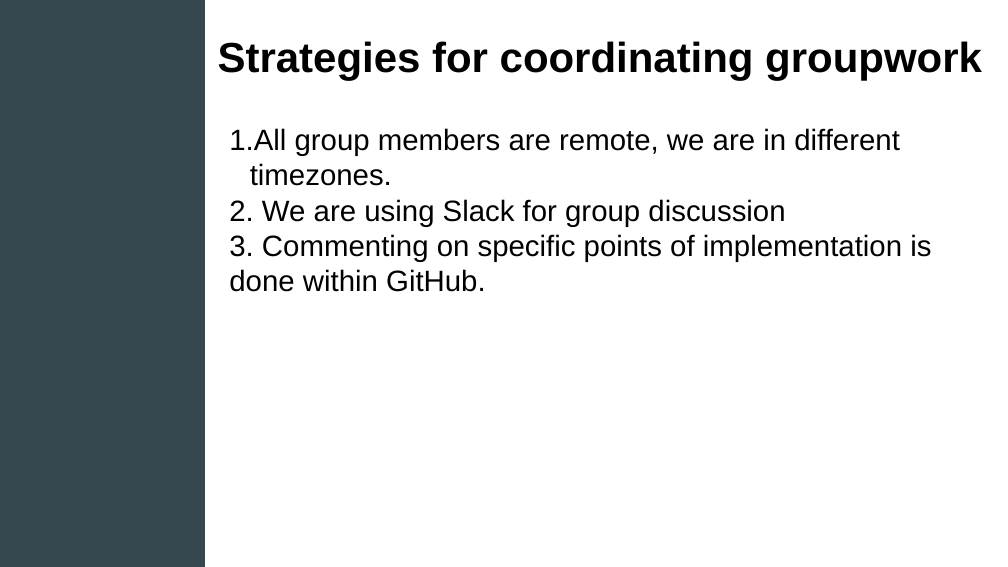
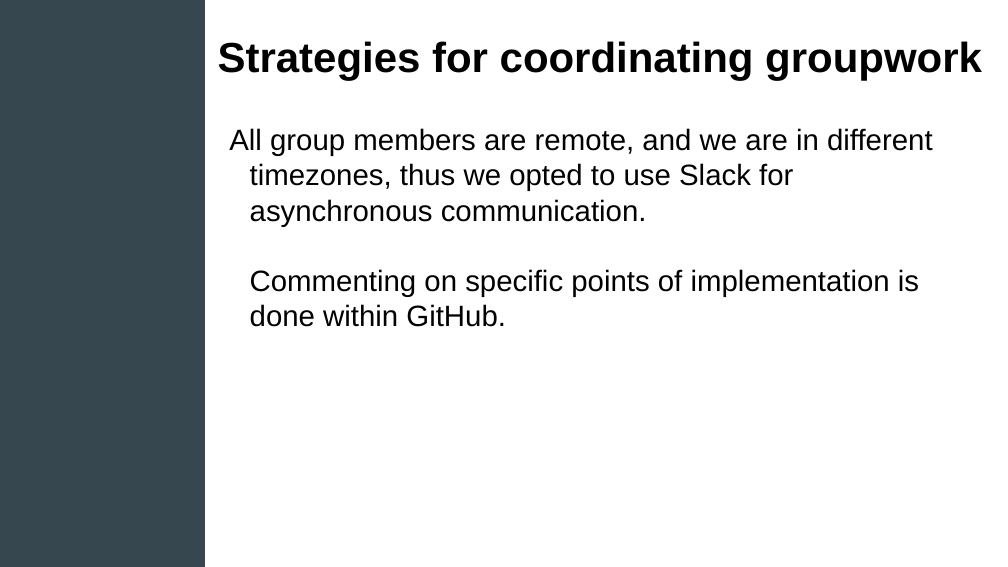
Before and after one commit to austin226/ling573, a slide deck: slide 13 of doc/D2_presentation.ppt (slide 11 before the commit). Drawn at 1008x567 pixels with LibreOffice and Linux fonts; fonts in the diff are those of the drawing. Boxes give left, top, right and bottom in pixels: in the first picture for what was removed or moved away, otherwise in the second. Text is boxed around its words. In the diff, an @@ line names an element or a change of style, - is before the commit and + after.

```diff
--- a/doc/D2_presentation.ppt
+++ b/doc/D2_presentation.ppt
@@ text at (x1=229, y1=128, x2=933, y2=327): text changed @@
-1. All group members are remote, we are in different timezones.
-2. We are using Slack for group discussion
-3. Commenting on specific points of implementation is done within GitHub.
+All group members are remote, and we are in different timezones, thus we opted to use Slack for asynchronous communication.
+Commenting on specific points of implementation is done within GitHub.
```
Also in this commit, not shown: 7 other slides changed, 3 slides added, 1 slide removed.
